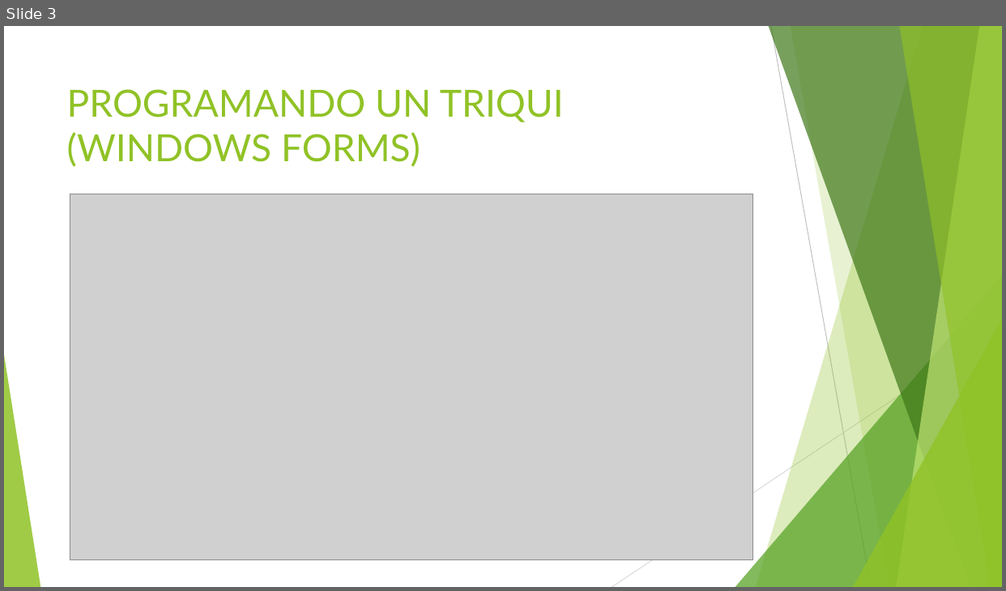
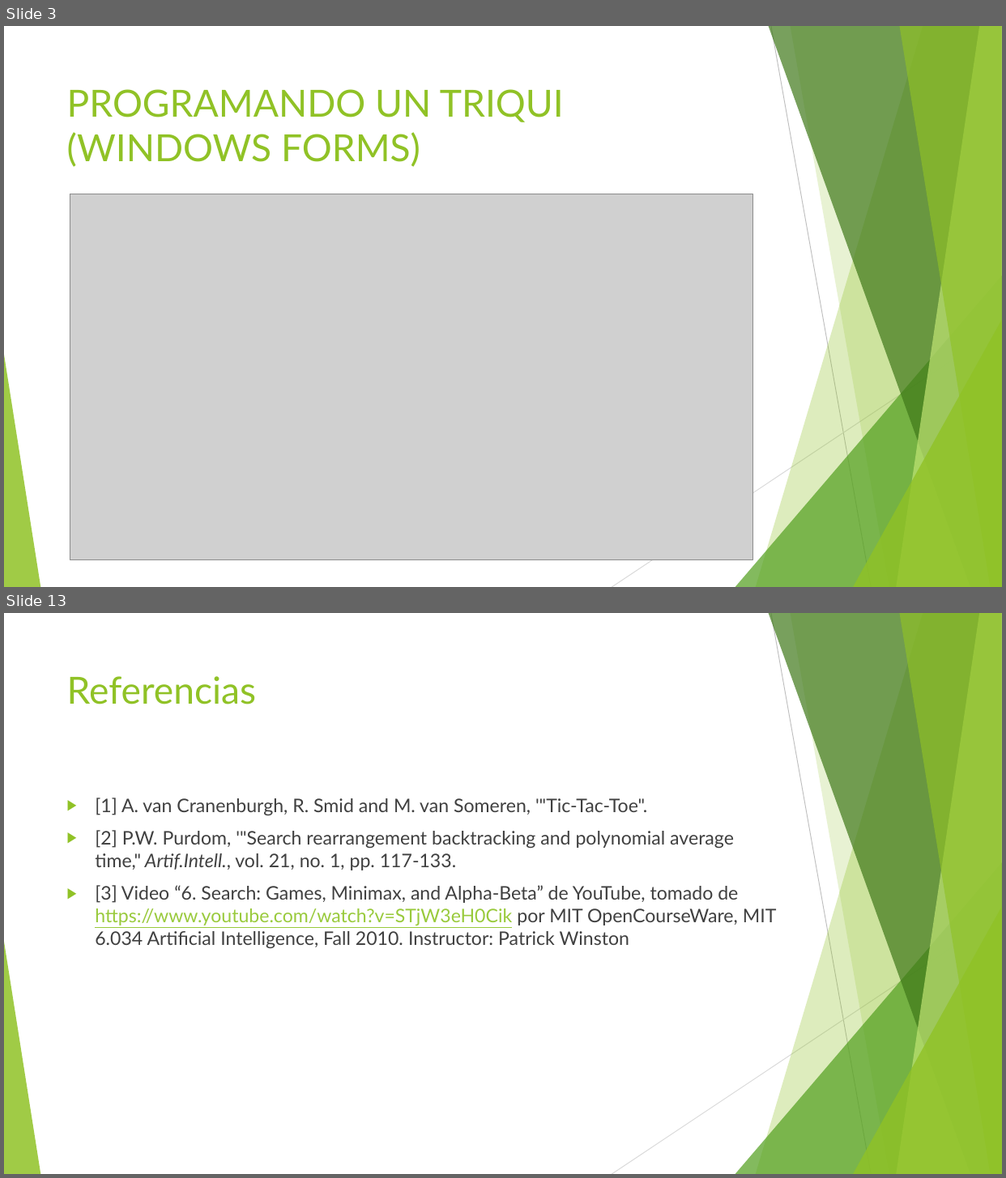
Before and after one commit to Diuke/TicTacToe, a slide deck: Research/Triqui Presentation.pptx. Shown one above the other, each under a label of ours: slide 3 before the commit, slides 3 and 13 after it; the slides between them are not shown. The pictures are 1006x591 and 1006x1178 pixels, drawn with LibreOffice and Linux fonts; fonts in the diff are those of the drawing; grey boxes stand for pictures. Boxes give left, top, right and bottom in pixels: in the first picture for what was removed or moved away, otherwise in the second. Text is boxed around its words. In the diff, an @@ line names an element or a change of style, - is before the commit and + after.

```diff
--- a/Research/Triqui Presentation.pptx
+++ b/Research/Triqui Presentation.pptx
@@ slide 13 added at <box>4,613,1002,1174</box>, background #FFFFFF; not listed: 10 template elements that a slide beside it also shows @@
@@ title added at <box>67,676,256,705</box>, 36 pt, text #90C226 @@
+Referencias
@@ text added at <box>95,798,777,948</box>, 18 pt, text #404040 @@
+▶ [1] A. van Cranenburgh, R. Smid and M. van Someren, '"Tic-Tac-Toe".
+▶ [2] P.W. Purdom, '"Search rearrangement backtracking and polynomial average time," Artif.Intell., vol. 21, no. 1, pp. 117-133.
+▶ [3] Video “6. Search: Games, Minimax, and Alpha-Beta” de YouTube, tomado de https://www.youtube.com/watch?v=STjW3eH0Cik por MIT OpenCourseWare, MIT 6.034 Artificial Intelligence, Fall 2010. Instructor: Patrick Winston
```
Also in this commit, not shown: 1 slide changed, 9 other slides added, 13 other files.
